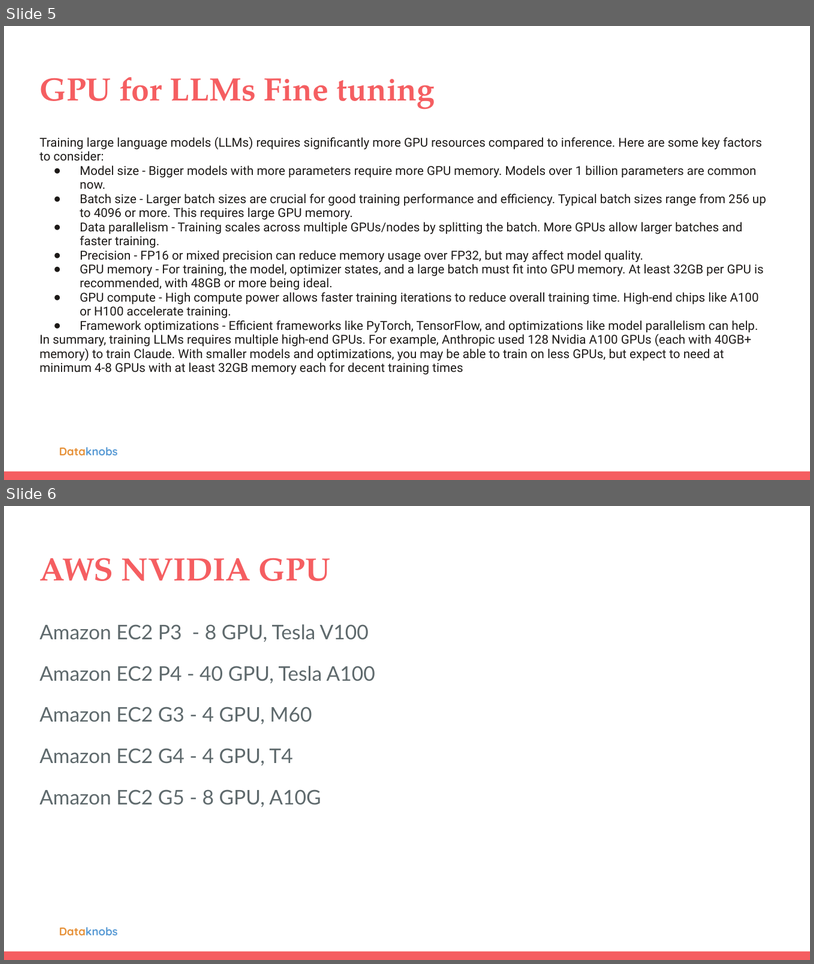
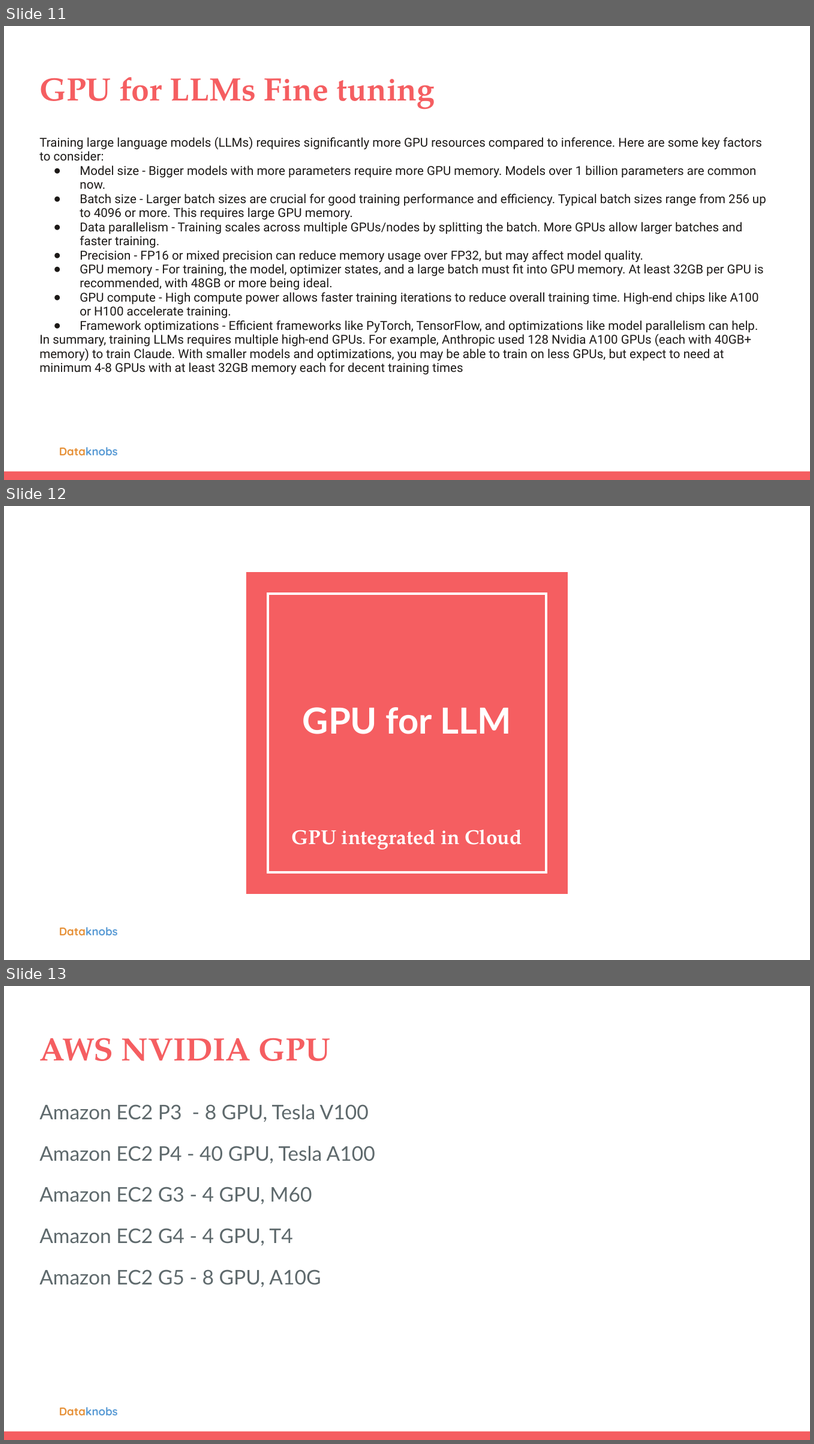
Before and after one commit to kreatewebsite/topkreate_kreatewebsite, a slide deck: input/content/gpu-vs-tpu-llms.pptx. Shown one above the other, each under a label of ours: slides 5 and 6 before the commit, slides 11, 12 and 13 after it. The pictures are 814x964 and 814x1444 pixels, drawn with LibreOffice and Linux fonts; fonts in the diff are those of the drawing; background and template pictures are left out. Boxes give left, top, right and bottom in pixels: in the first picture for what was removed or moved away, otherwise in the second. Text is boxed around its words. In the diff, an @@ line names an element or a change of style, - is before the commit and + after.

```diff
--- a/input/content/gpu-vs-tpu-llms.pptx
+++ b/input/content/gpu-vs-tpu-llms.pptx
@@ slide 12 added at (x1=4, y1=506, x2=810, y2=960), background #FFFFFF; not listed: 1 template element that a slide beside it also shows @@
@@ rectangle added at (x1=247, y1=572, x2=569, y2=894), fill #F55E61 @@
@@ rectangle added at (x1=267, y1=594, x2=546, y2=872), outline #FFFFFF 2.25 pt @@
@@ title added at (x1=303, y1=707, x2=511, y2=734), 32 pt, text #FFFFFF, bold @@
+GPU for LLM
@@ subtitle added at (x1=292, y1=829, x2=522, y2=849), 18 pt, text #FFFFFF, bold @@
+GPU integrated in Cloud
@@ what was slide 5 is now slide 11 @@
@@ what was slide 6 is now slide 13 @@
```
Also in this commit, not shown: 1 slide changed, 11 other slides added, 1 slide removed, 4 other files.
